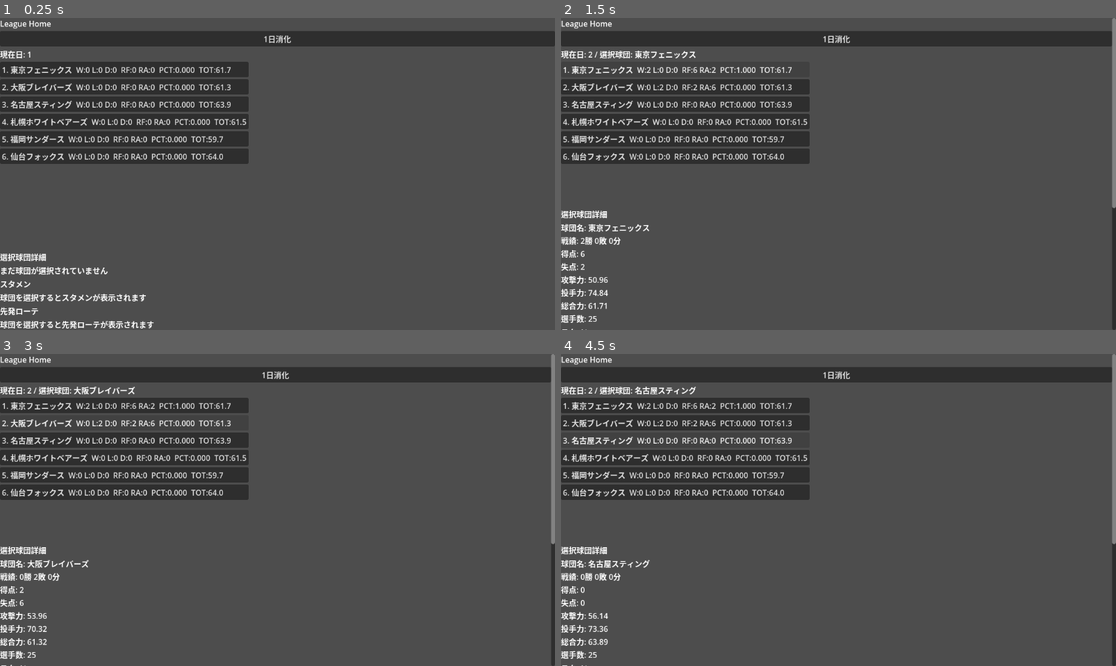
Above: before the commit, frames 1-4 (two rows, left to right).
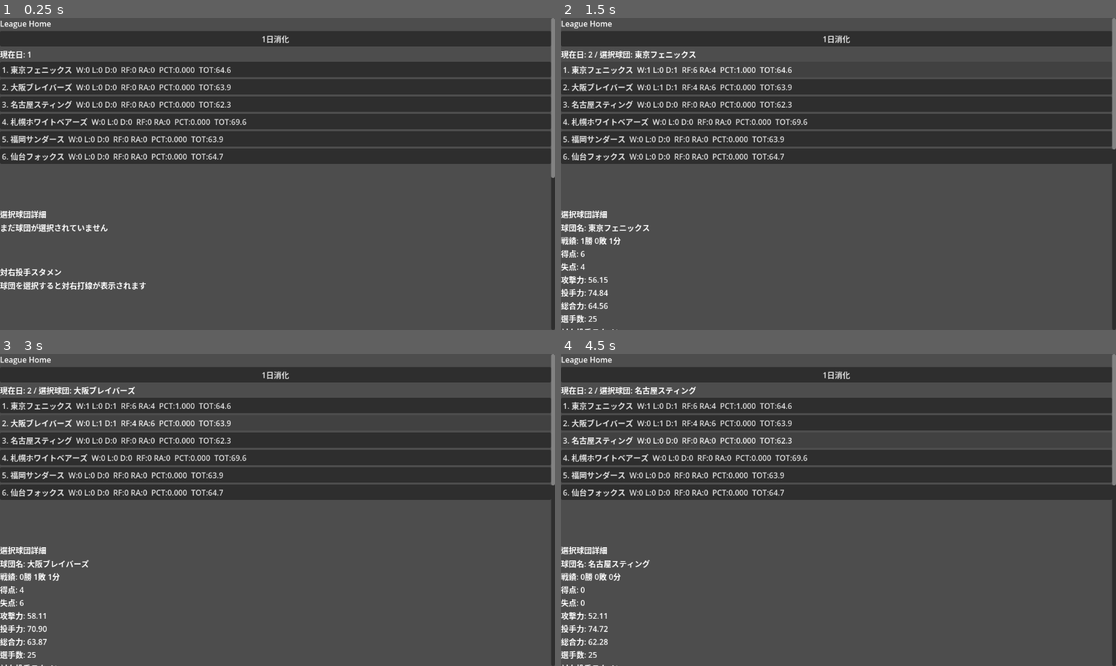
Above: after the commit, the same moments.

Repository: FYno52/StreetBaseball
Game: Godot game, scene res://scenes/LeagueHome.tscn
Two runs of this game, one before a commit and one after it. Both use one fixed random seed, a clock stepped at 60 frames per second and the inputs below.
Inputs (mouse positions are in pixels of both pictures, inside the frame that each line leads up to):
- Up to frame 1 (0.25 s): no input
- Up to frame 2 (1.5 s): click "1日消化" at 0.5 s; click (683, 71) at 1.25 s, where only the run before the commit has a clickable "1. 東京フェニックス W:2 L:0 D:0 RF:6 …"
- Up to frame 3 (3 s): click (277, 407) at 2 s, where only the run after the commit has a clickable "1. 東京フェニックス W:1 L:0 D:1 RF:6 …"; click (122, 422) at 2.75 s, where only the run before the commit has a clickable "2. 大阪ブレイバーズ W:0 L:2 D:0 RF:2 …"
- Up to frame 4 (4.5 s): click (838, 422) at 3.5 s, where only the run after the commit has a clickable "2. 大阪ブレイバーズ W:0 L:1 D:1 RF:4 …"; click (683, 441) at 4.25 s, where only the run before the commit has a clickable "3. 名古屋スティング W:0 L:0 D:0 RF:0 …"

The runs differ from the first frame. In frame 1, 19% of the frame differs, in the area x 0-100%, y 0-100%; in frame 2, 14%; in frame 3, 14%; in frame 4, 14%.

Commit message:
動作確認済み

Diff:
--- a/project.godot
+++ b/project.godot
@@ -11,7 +11,7 @@
 [application]
 
 config/name="yakyusim"
-run/main_scene="uid://dcfxaqb628fv1"
+run/main_scene="res://scenes/LeagueHome.tscn"
 config/features=PackedStringArray("4.6", "Forward Plus")
 config/icon="res://icon.svg"
 
--- a/scenes/LeagueHome.tscn
+++ b/scenes/LeagueHome.tscn
@@ -26,6 +26,7 @@
 
 [node name="RootVBox" type="VBoxContainer" parent="RootScroll/MarginContainer" unique_id=1385467560]
 layout_mode = 2
+size_flags_horizontal = 3
 
 [node name="TitleLabel" type="Label" parent="RootScroll/MarginContainer/RootVBox" unique_id=1807036526]
 layout_mode = 2
@@ -46,27 +47,59 @@
 
 [node name="TeamListVBox" type="VBoxContainer" parent="RootScroll/MarginContainer/RootVBox/TeamListScroll" unique_id=1277563580]
 layout_mode = 2
+size_flags_horizontal = 3
 
 [node name="SelectedTeamTitleLabel" type="Label" parent="RootScroll/MarginContainer/RootVBox" unique_id=654936110]
 layout_mode = 2
 text = "選択球団詳細"
 
 [node name="SelectedTeamDetailLabel" type="Label" parent="RootScroll/MarginContainer/RootVBox" unique_id=261534439]
+custom_minimum_size = Vector2(0, 88)
 layout_mode = 2
+size_flags_horizontal = 3
 text = "まだ球団が選択されていません"
+autowrap_mode = 3
 
-[node name="LineupTitleLabel" type="Label" parent="RootScroll/MarginContainer/RootVBox" unique_id=656719716]
+[node name="LineupVsRTitleLabel" type="Label" parent="RootScroll/MarginContainer/RootVBox"]
 layout_mode = 2
-text = "スタメン"
+text = "対右投手スタメン"
 
-[node name="LineupDetailLabel" type="Label" parent="RootScroll/MarginContainer/RootVBox" unique_id=1740263214]
+[node name="LineupVsRDetailLabel" type="Label" parent="RootScroll/MarginContainer/RootVBox"]
+custom_minimum_size = Vector2(0, 160)
 layout_mode = 2
-text = "球団を選択するとスタメンが表示されます"
+size_flags_horizontal = 3
+text = "球団を選択すると対右打線が表示されます"
+autowrap_mode = 3
+
+[node name="LineupVsLTitleLabel" type="Label" parent="RootScroll/MarginContainer/RootVBox"]
+layout_mode = 2
+text = "対左投手スタメン"
+
+[node name="LineupVsLDetailLabel" type="Label" parent="RootScroll/MarginContainer/RootVBox"]
+custom_minimum_size = Vector2(0, 160)
+layout_mode = 2
+size_flags_horizontal = 3
+text = "球団を選択すると対左打線が表示されます"
+autowrap_mode = 3
 
 [node name="RotationTitleLabel" type="Label" parent="RootScroll/MarginContainer/RootVBox" unique_id=1336810749]
 layout_mode = 2
 text = "先発ローテ"
 
 [node name="RotationDetailLabel" type="Label" parent="RootScroll/MarginContainer/RootVBox" unique_id=1119853119]
+custom_minimum_size = Vector2(0, 140)
 layout_mode = 2
+size_flags_horizontal = 3
 text = "球団を選択すると先発ローテが表示されます"
+autowrap_mode = 3
+
+[node name="GameLogTitleLabel" type="Label" parent="RootScroll/MarginContainer/RootVBox" unique_id=1392284753]
+layout_mode = 2
+text = "直近の試合結果"
+
+[node name="GameLogDetailLabel" type="Label" parent="RootScroll/MarginContainer/RootVBox" unique_id=1709875163]
+custom_minimum_size = Vector2(0, 180)
+layout_mode = 2
+size_flags_horizontal = 3
+text = "まだ試合は行われていません"
+autowrap_mode = 3
--- a/scripts/autoload/league_state.gd
+++ b/scripts/autoload/league_state.gd
@@ -283,33 +283,7 @@
 	return result
 
 func _ready() -> void:
-	LeagueState.new_game()
-
-	# 5日分だけ消化して、投手成績に差を作る
-	for i in range(5):
-		LeagueState.simulate_current_day()
-		LeagueState.advance_day()
-
-	var sample_team_id: String = LeagueState.all_team_ids()[0]
-	var sample_team = LeagueState.get_team(sample_team_id)
-
-	print("=== TEAM PITCHING RANKING ===")
-	print("team: ", sample_team.name)
-
-	var ranked_pitchers: Array = LeagueState.get_team_pitchers_sorted_by_era(sample_team_id)
-
-	for i in range(ranked_pitchers.size()):
-		var p = ranked_pitchers[i]
-		print(
-			str(i + 1), ". ",
-			p.full_name,
-			"  ERA:", p.get_era(),
-			" W:", p.pitching_stats["wins"],
-			" L:", p.pitching_stats["losses"],
-			" SO:", p.pitching_stats["so"],
-			" ER:", p.pitching_stats["er"],
-			" OUTS:", p.pitching_stats["outs"]
-		)
+	pass
 
 func get_team_report(team_id: String) -> Dictionary:
 	return {
--- a/scripts/autoload/player_factory.gd
+++ b/scripts/autoload/player_factory.gd
@@ -95,6 +95,7 @@
 			p.ratings["fielding"] = rand_rating(40, 85)
 			p.ratings["catching"] = rand_rating(25, 60)
 
+	p.ratings["vs_left"] = rand_rating(35, 85)
 	p.overall = p.calc_overall()
 	return p
 
@@ -175,9 +176,61 @@
 	return int(a.overall) > int(b.overall)
 
 func _sort_fielder_attack_desc(a, b) -> bool:
-	var av: int = int(a.ratings["contact"]) + int(a.ratings["power"]) + int(a.ratings["eye"]) + int(a.ratings["speed"])
-	var bv: int = int(b.ratings["contact"]) + int(b.ratings["power"]) + int(b.ratings["eye"]) + int(b.ratings["speed"])
-	return av > bv
+	return _calc_attack_score(a, false) > _calc_attack_score(b, false)
+
+func _calc_attack_score(player, versus_left: bool) -> float:
+	var contact: float = float(player.ratings["contact"])
+	var power_rating: float = float(player.ratings["power"])
+	var eye: float = float(player.ratings["eye"])
+	var speed: float = float(player.ratings["speed"])
+	var split_bonus: float = 0.0
+
+	if versus_left:
+		split_bonus += (float(player.ratings.get("vs_left", 50)) - 50.0) * 0.8
+		if str(player.bats) == "R":
+			split_bonus += 4.0
+		elif str(player.bats) == "S":
+			split_bonus += 2.0
+		elif str(player.bats) == "L":
+			split_bonus -= 3.0
+
+	return contact * 0.35 + power_rating * 0.35 + eye * 0.20 + speed * 0.10 + split_bonus
+
+func _collect_position_candidates(fielders: Array, used_ids: Array[String], target_pos: String) -> Array:
+	var candidates: Array = []
+
+	for f in fielders:
+		if str(f.id) in used_ids:
+			continue
+		if str(f.primary_position) == target_pos or target_pos in f.secondary_positions:
+			candidates.append(f)
+
+	if candidates.is_empty():
+		for f in fielders:
+			if not (str(f.id) in used_ids):
+				candidates.append(f)
+
+	return candidates
+
+func _build_lineup(fielders: Array, versus_left: bool) -> Array[String]:
+	var defense_order: Array[String] = [POS_C, POS_1B, POS_2B, POS_3B, POS_SS, POS_LF, POS_CF, POS_RF, POS_DH]
+	var used_ids: Array[String] = []
+	var lineup_ids: Array[String] = []
+
+	for target_pos in defense_order:
+		var candidates: Array = _collect_position_candidates(fielders, used_ids, target_pos)
+		candidates.sort_custom(func(a, b):
+			return _calc_attack_score(a, versus_left) > _calc_attack_score(b, versus_left)
+		)
+
+		if candidates.is_empty():
+			continue
+
+		var picked = candidates[0]
+		lineup_ids.append(str(picked.id))
+		used_ids.append(str(picked.id))
+
+	return lineup_ids
 
 func generate_team_roster(team_id: String, team_name: String) -> Dictionary:
 	var team = TEAM_DATA_SCRIPT.new()
@@ -278,33 +331,19 @@
 	if relievers.size() > 0:
 		team.bullpen["long"] = str(relievers[relievers.size() - 1].id)
 
-	var defense_order: Array[String] = [POS_C, POS_1B, POS_2B, POS_3B, POS_SS, POS_LF, POS_CF, POS_RF, POS_DH]
-	var used_ids: Array[String] = []
-
-	for target_pos in defense_order:
-		var candidates: Array = []
-
-		for f in fielders:
-			if str(f.id) in used_ids:
-				continue
-			if str(f.primary_position) == target_pos:
-				candidates.append(f)
-
-		if candidates.is_empty():
-			for f in fielders:
-				if not (str(f.id) in used_ids):
-					candidates.append(f)
-
-		candidates.sort_custom(_sort_fielder_attack_desc)
-
-		if candidates.size() > 0:
-			var picked = candidates[0]
-			team.lineup_vs_r.append(str(picked.id))
-			team.lineup_vs_l.append(str(picked.id))
-			used_ids.append(str(picked.id))
+	team.lineup_vs_r = _build_lineup(fielders, false)
+	team.lineup_vs_l = _build_lineup(fielders, true)
+
+	var bench_used_ids: Array[String] = []
+	for player_id in team.lineup_vs_r:
+		if not (player_id in bench_used_ids):
+			bench_used_ids.append(player_id)
+	for player_id in team.lineup_vs_l:
+		if not (player_id in bench_used_ids):
+			bench_used_ids.append(player_id)
 
 	for f in fielders:
-		if not (str(f.id) in used_ids):
+		if not (str(f.id) in bench_used_ids):
 			team.bench_ids.append(str(f.id))
 
 	return {
--- a/scripts/autoload/simulation_engine.gd
+++ b/scripts/autoload/simulation_engine.gd
@@ -18,8 +18,11 @@
 	var away_starter = LeagueState.get_starting_pitcher_for_day(str(away_team.id), int(game.day))
 	var home_starter = LeagueState.get_starting_pitcher_for_day(str(home_team.id), int(game.day))
 
-	var away_attack: float = _calc_team_attack_value(away_team)
-	var home_attack: float = _calc_team_attack_value(home_team)
+	var away_lineup_ids: Array[String] = _get_lineup_ids_for_matchup(away_team, home_starter)
+	var home_lineup_ids: Array[String] = _get_lineup_ids_for_matchup(home_team, away_starter)
+
+	var away_attack: float = _calc_team_attack_value(away_team, away_lineup_ids, home_starter)
+	var home_attack: float = _calc_team_attack_value(home_team, home_lineup_ids, away_starter)
 
 	var away_pitch_def: float = _calc_pitcher_defense_value(away_starter)
 	var home_pitch_def: float = _calc_pitcher_defense_value(home_starter)
@@ -28,30 +31,32 @@
 	var home_score: int = _calc_score_from_matchup(home_attack, away_pitch_def)
 
 	var log_lines: Array[String] = []
-	log_lines.append("試合開始")
+	log_lines.append("Game Start")
 	log_lines.append("%s vs %s" % [away_team.name, home_team.name])
 
 	if away_starter != null:
-		log_lines.append("away starter: %s" % away_starter.full_name)
+		log_lines.append("away starter: %s (%s)" % [away_starter.full_name, away_starter.throws])
 	else:
 		log_lines.append("away starter: none")
 
 	if home_starter != null:
-		log_lines.append("home starter: %s" % home_starter.full_name)
+		log_lines.append("home starter: %s (%s)" % [home_starter.full_name, home_starter.throws])
 	else:
 		log_lines.append("home starter: none")
 
+	log_lines.append("away lineup vs %s" % _get_pitcher_hand_label(home_starter))
+	log_lines.append("home lineup vs %s" % _get_pitcher_hand_label(away_starter))
 	log_lines.append("away_attack=%.2f / home_pitch_def=%.2f" % [away_attack, home_pitch_def])
 	log_lines.append("home_attack=%.2f / away_pitch_def=%.2f" % [home_attack, away_pitch_def])
-	log_lines.append("9回終了")
+	log_lines.append("End of 9th")
 	log_lines.append("%s %d - %d %s" % [away_team.name, away_score, home_score, home_team.name])
 
 	if away_score > home_score:
-		log_lines.append("%s の勝利" % away_team.name)
+		log_lines.append("%s win" % away_team.name)
 	elif home_score > away_score:
-		log_lines.append("%s の勝利" % home_team.name)
-	else:
-		log_lines.append("引き分け")
+		log_lines.append("%s win" % home_team.name)
+	else:
+		log_lines.append("Draw")
 
 	game.played = true
 	game.away_score = away_score
@@ -61,7 +66,7 @@
 		game.log_lines.append(line)
 
 	_apply_team_result(away_team, home_team, away_score, home_score)
-	_apply_minimal_player_stats(away_team, home_team, away_starter, home_starter, away_score, home_score)
+	_apply_minimal_player_stats(away_team, home_team, away_starter, home_starter, away_score, home_score, away_lineup_ids, home_lineup_ids)
 
 	return {
 		"away_team_id": away_team.id,
@@ -71,11 +76,27 @@
 		"log_lines": log_lines,
 	}
 
-func _calc_team_attack_value(team) -> float:
+func _get_lineup_ids_for_matchup(team, opposing_pitcher) -> Array[String]:
+	if team == null:
+		return []
+
+	if opposing_pitcher != null and str(opposing_pitcher.throws) == "L" and not team.lineup_vs_l.is_empty():
+		return team.lineup_vs_l
+
+	if not team.lineup_vs_r.is_empty():
+		return team.lineup_vs_r
+
+	return team.lineup_vs_l
+
+func _calc_team_attack_value(team, lineup_ids: Array[String] = [], opposing_pitcher = null) -> float:
 	var total: float = 0.0
 	var count: int = 0
-
-	for player_id in team.lineup_vs_r:
+	var resolved_lineup_ids: Array[String] = lineup_ids
+
+	if resolved_lineup_ids.is_empty():
+		resolved_lineup_ids = _get_lineup_ids_for_matchup(team, opposing_pitcher)
+
+	for player_id in resolved_lineup_ids:
 		var p = LeagueState.get_player(str(player_id))
 		if p == null:
 			continue
@@ -84,8 +105,9 @@
 		var power_rating: float = float(p.ratings["power"])
 		var eye: float = float(p.ratings["eye"])
 		var speed: float = float(p.ratings["speed"])
-
-		var hitter_value: float = contact * 0.35 + power_rating * 0.35 + eye * 0.20 + speed * 0.10
+		var handedness_bonus: float = _calc_handedness_bonus(p, opposing_pitcher)
+
+		var hitter_value: float = contact * 0.35 + power_rating * 0.35 + eye * 0.20 + speed * 0.10 + handedness_bonus
 		total += hitter_value
 		count += 1
 
@@ -93,6 +115,25 @@
 		return 50.0
 
 	return total / float(count)
+
+func _calc_handedness_bonus(batter, opposing_pitcher) -> float:
+	if batter == null or opposing_pitcher == null:
+		return 0.0
+
+	var split_rating: float = float(batter.ratings.get("vs_left", 50))
+	if str(opposing_pitcher.throws) == "L":
+		return (split_rating - 50.0) * 0.08
+
+	return 0.0
+
+func _get_pitcher_hand_label(pitcher) -> String:
+	if pitcher == null:
+		return "RHP"
+
+	if str(pitcher.throws) == "L":
+		return "LHP"
+
+	return "RHP"
 
 func _calc_pitcher_defense_value(pitcher) -> float:
 	if pitcher == null:
@@ -134,17 +175,17 @@
 		away_team.standings["draws"] = int(away_team.standings["draws"]) + 1
 		home_team.standings["draws"] = int(home_team.standings["draws"]) + 1
 
-func _apply_minimal_player_stats(away_team, home_team, away_starter, home_starter, away_score: int, home_score: int) -> void:
-	_apply_minimal_batting_stats(away_team, away_score)
-	_apply_minimal_batting_stats(home_team, home_score)
+func _apply_minimal_player_stats(_away_team, _home_team, away_starter, home_starter, away_score: int, home_score: int, away_lineup_ids: Array[String], home_lineup_ids: Array[String]) -> void:
+	_apply_minimal_batting_stats(away_lineup_ids, away_score)
+	_apply_minimal_batting_stats(home_lineup_ids, home_score)
 
 	_apply_minimal_pitching_stats(away_starter, home_score, away_score > home_score, away_score < home_score)
 	_apply_minimal_pitching_stats(home_starter, away_score, home_score > away_score, home_score < away_score)
 
-func _apply_minimal_batting_stats(team, team_score: int) -> void:
+func _apply_minimal_batting_stats(lineup_ids: Array[String], team_score: int) -> void:
 	var lineup_players: Array = []
 
-	for player_id in team.lineup_vs_r:
+	for player_id in lineup_ids:
 		var p = LeagueState.get_player(str(player_id))
 		if p != null:
 			lineup_players.append(p)
--- a/scripts/league_home.gd
+++ b/scripts/league_home.gd
@@ -6,12 +6,18 @@
 @onready var team_list_vbox: VBoxContainer = $RootScroll/MarginContainer/RootVBox/TeamListScroll/TeamListVBox
 @onready var selected_team_title_label: Label = $RootScroll/MarginContainer/RootVBox/SelectedTeamTitleLabel
 @onready var selected_team_detail_label: Label = $RootScroll/MarginContainer/RootVBox/SelectedTeamDetailLabel
-@onready var lineup_title_label: Label = $RootScroll/MarginContainer/RootVBox/LineupTitleLabel
-@onready var lineup_detail_label: Label = $RootScroll/MarginContainer/RootVBox/LineupDetailLabel
+@onready var lineup_vs_r_title_label: Label = $RootScroll/MarginContainer/RootVBox/LineupVsRTitleLabel
+@onready var lineup_vs_r_detail_label: Label = $RootScroll/MarginContainer/RootVBox/LineupVsRDetailLabel
+@onready var lineup_vs_l_title_label: Label = $RootScroll/MarginContainer/RootVBox/LineupVsLTitleLabel
+@onready var lineup_vs_l_detail_label: Label = $RootScroll/MarginContainer/RootVBox/LineupVsLDetailLabel
 @onready var rotation_title_label: Label = $RootScroll/MarginContainer/RootVBox/RotationTitleLabel
 @onready var rotation_detail_label: Label = $RootScroll/MarginContainer/RootVBox/RotationDetailLabel
+@onready var game_log_title_label: Label = $RootScroll/MarginContainer/RootVBox/GameLogTitleLabel
+@onready var game_log_detail_label: Label = $RootScroll/MarginContainer/RootVBox/GameLogDetailLabel
 
 var selected_team_id: String = ""
+var last_simulated_day: int = 0
+var last_game_log_text: String = "まだ試合は行われていません"
 
 func _ready() -> void:
 	LeagueState.new_game()
@@ -19,10 +25,14 @@
 	title_label.text = "League Home"
 	selected_team_title_label.text = "選択球団詳細"
 	selected_team_detail_label.text = "まだ球団が選択されていません"
-	lineup_title_label.text = "スタメン"
-	lineup_detail_label.text = "球団を選択するとスタメンが表示されます"
+	lineup_vs_r_title_label.text = "対右投手スタメン"
+	lineup_vs_r_detail_label.text = "球団を選択すると対右打線が表示されます"
+	lineup_vs_l_title_label.text = "対左投手スタメン"
+	lineup_vs_l_detail_label.text = "球団を選択すると対左打線が表示されます"
 	rotation_title_label.text = "先発ローテ"
 	rotation_detail_label.text = "球団を選択すると先発ローテが表示されます"
+	game_log_title_label.text = "直近の試合結果"
+	game_log_detail_label.text = last_game_log_text
 
 	sim_day_button.pressed.connect(_on_sim_day_button_pressed)
 
@@ -35,10 +45,8 @@
 		child.queue_free()
 
 	var summaries: Array = LeagueState.get_league_team_summaries()
-
 	for i in range(summaries.size()):
 		var s: Dictionary = summaries[i]
-
 		var button := Button.new()
 		button.alignment = HORIZONTAL_ALIGNMENT_LEFT
 		button.text = "%d. %s  W:%s L:%s D:%s  RF:%s RA:%s  PCT:%.3f  TOT:%.1f" % [
@@ -52,17 +60,28 @@
 			float(s["win_pct"]),
 			float(s["total"])
 		]
-
 		button.pressed.connect(_on_team_button_pressed.bind(str(s["id"])))
 		team_list_vbox.add_child(button)
 
 	_refresh_selected_team_detail()
-	_refresh_selected_team_lineup()
+	_refresh_selected_team_lineups()
 	_refresh_selected_team_rotation()
+	_refresh_sim_day_button()
 
 func _on_sim_day_button_pressed() -> void:
-	LeagueState.simulate_current_day()
-	LeagueState.advance_day()
+	if LeagueState.current_day > LeagueState.get_last_day():
+		_refresh_sim_day_button()
+		return
+
+	var simulated_day: int = LeagueState.current_day
+	var games_today: Array = LeagueState.simulate_current_day()
+	_store_game_logs(simulated_day, games_today)
+
+	if LeagueState.current_day < LeagueState.get_last_day():
+		LeagueState.advance_day()
+	else:
+		LeagueState.current_day = LeagueState.get_last_day() + 1
+
 	_refresh_view()
 
 func _on_team_button_pressed(team_id: String) -> void:
@@ -73,7 +92,7 @@
 		info_label.text = "現在日: %d / 選択球団: %s" % [LeagueState.current_day, team.name]
 
 	_refresh_selected_team_detail()
-	_refresh_selected_team_lineup()
+	_refresh_selected_team_lineups()
 	_refresh_selected_team_rotation()
 
 func _refresh_selected_team_detail() -> void:
@@ -103,53 +122,91 @@
 		team.player_ids.size()
 	]
 
-func _refresh_selected_team_lineup() -> void:
+func _refresh_selected_team_lineups() -> void:
 	if selected_team_id == "":
-		lineup_detail_label.text = "球団を選択するとスタメンが表示されます"
-		return
-
-	var data: Dictionary = LeagueState.get_team_lineup_and_bench(selected_team_id)
-	var lineup: Array = data["lineup"]
-
-	if lineup.is_empty():
-		lineup_detail_label.text = "スタメンがありません"
-		return
+		lineup_vs_r_detail_label.text = "球団を選択すると対右打線が表示されます"
+		lineup_vs_l_detail_label.text = "球団を選択すると対左打線が表示されます"
+		return
+
+	var team = LeagueState.get_team(selected_team_id)
+	if team == null:
+		lineup_vs_r_detail_label.text = "球団データが見つかりません"
+		lineup_vs_l_detail_label.text = "球団データが見つかりません"
+		return
+
+	lineup_vs_r_detail_label.text = _build_lineup_text(team.lineup_vs_r)
+	lineup_vs_l_detail_label.text = _build_lineup_text(team.lineup_vs_l)
+
+func _build_lineup_text(lineup_ids: Array[String]) -> String:
+	if lineup_ids.is_empty():
+		return "スタメンがありません"
 
 	var lines: Array[String] = []
-
-	for i in range(lineup.size()):
-		var p = lineup[i]
-		lines.append("%d. %s  %s  OVR:%d" % [
+	for i in range(lineup_ids.size()):
+		var p = LeagueState.get_player(str(lineup_ids[i]))
+		if p == null:
+			continue
+		lines.append("%d. %s  %s  %s  AVG:%.3f  H:%s HR:%s RBI:%s" % [
 			i + 1,
 			p.full_name,
 			p.primary_position,
-			p.overall
+			p.bats,
+			p.get_batting_average(),
+			str(p.batting_stats["h"]),
+			str(p.batting_stats["hr"]),
+			str(p.batting_stats["rbi"])
 		])
 
-	lineup_detail_label.text = "\n".join(lines)
+	if lines.is_empty():
+		return "スタメンがありません"
+
+	return "\n".join(lines)
 
 func _refresh_selected_team_rotation() -> void:
 	if selected_team_id == "":
 		rotation_detail_label.text = "球団を選択すると先発ローテが表示されます"
 		return
 
-	var rotation: Array = LeagueState.get_team_rotation(selected_team_id)
-
-	if rotation.is_empty():
+	var rotation_players: Array = LeagueState.get_team_rotation(selected_team_id)
+	if rotation_players.is_empty():
 		rotation_detail_label.text = "先発ローテがありません"
 		return
 
 	var lines: Array[String] = []
-
-	for i in range(rotation.size()):
-		var p = rotation[i]
-		lines.append("%d. %s  OVR:%d  VEL:%s CON:%s STA:%s" % [
+	for i in range(rotation_players.size()):
+		var p = rotation_players[i]
+		lines.append("%d. %s  %s投げ  ERA:%.2f  W:%s L:%s SO:%s" % [
 			i + 1,
 			p.full_name,
-			p.overall,
-			str(p.ratings["velocity"]),
-			str(p.ratings["control"]),
-			str(p.ratings["stamina"])
+			p.throws,
+			p.get_era(),
+			str(p.pitching_stats["wins"]),
+			str(p.pitching_stats["losses"]),
+			str(p.pitching_stats["so"])
 		])
 
 	rotation_detail_label.text = "\n".join(lines)
+
+func _refresh_sim_day_button() -> void:
+	var season_finished: bool = LeagueState.current_day > LeagueState.get_last_day()
+	sim_day_button.disabled = season_finished
+	sim_day_button.text = "シーズン終了" if season_finished else "1日消化"
+
+func _store_game_logs(simulated_day: int, games_today: Array) -> void:
+	last_simulated_day = simulated_day
+
+	if games_today.is_empty():
+		last_game_log_text = "Day %d\n試合はありません" % simulated_day
+		game_log_detail_label.text = last_game_log_text
+		return
+
+	var lines: Array[String] = ["Day %d" % simulated_day]
+	for game in games_today:
+		var away_team = LeagueState.get_team(str(game.away_team_id))
+		var home_team = LeagueState.get_team(str(game.home_team_id))
+		var away_name: String = away_team.name if away_team != null else str(game.away_team_id)
+		var home_name: String = home_team.name if home_team != null else str(game.home_team_id)
+		lines.append("%s %d - %d %s" % [away_name, int(game.away_score), int(game.home_score), home_name])
+
+	last_game_log_text = "\n".join(lines)
+	game_log_detail_label.text = last_game_log_text
Not shown, changed: README.md
